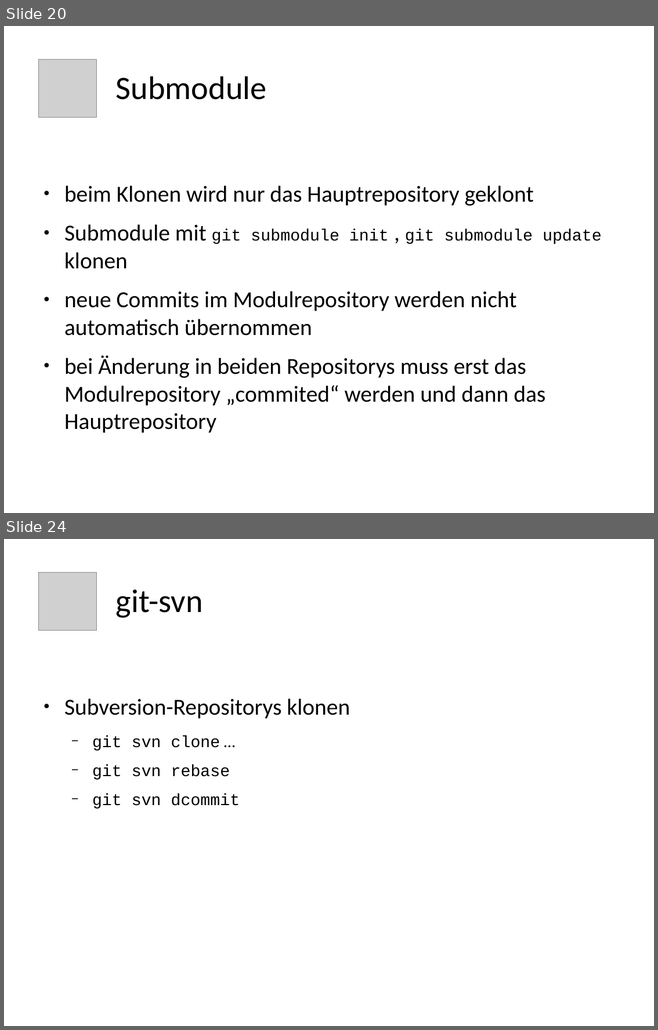
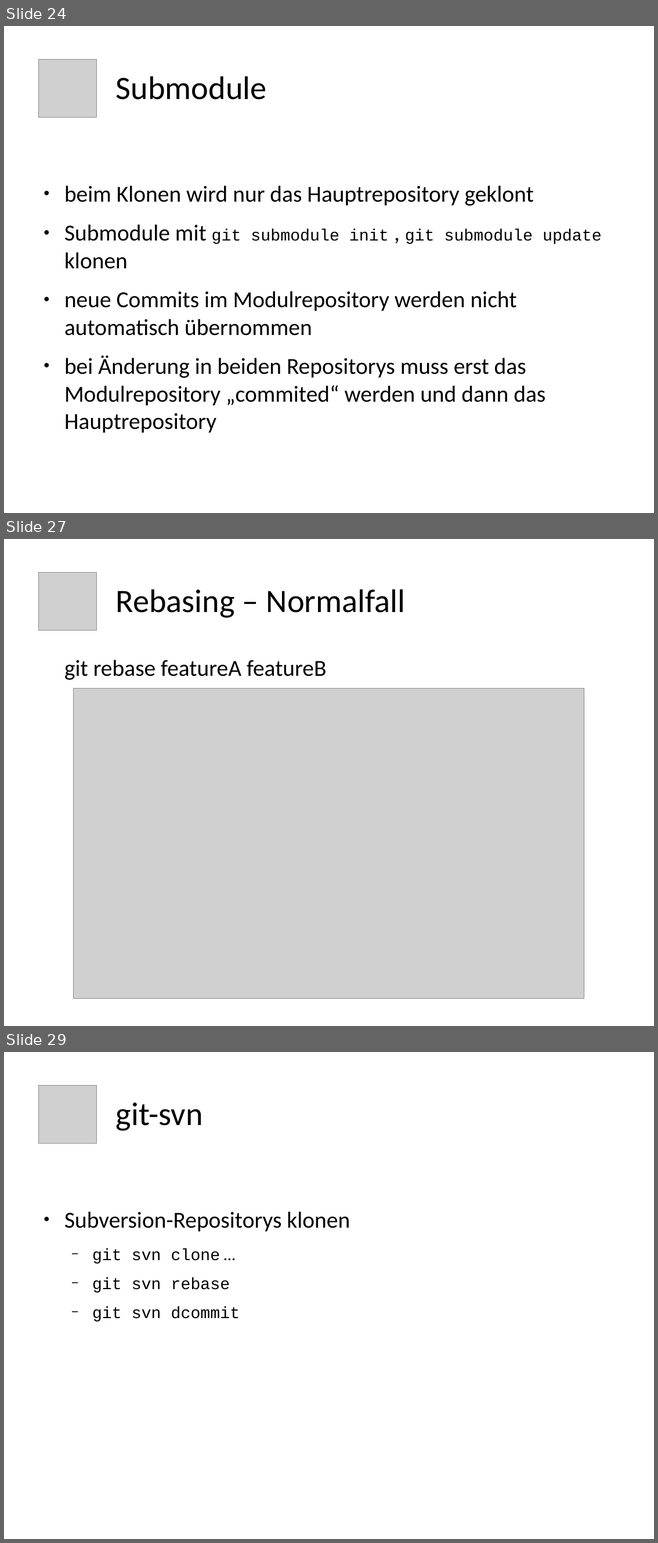
Before and after one commit to ukconet/testrepoB, a slide deck: git.odp. Shown one above the other, each under a label of ours: slides 20 and 24 before the commit, slides 24, 27 and 29 after it; the slides between them are not shown. The pictures are 658x1030 and 658x1543 pixels, drawn with LibreOffice and Linux fonts; fonts in the diff are those of the drawing; grey boxes stand for pictures. Boxes give left, top, right and bottom in pixels: in the first picture for what was removed or moved away, otherwise in the second. Text is boxed around its words. In the diff, an @@ line names an element or a change of style, - is before the commit and + after.

```diff
--- a/git.odp
+++ b/git.odp
@@ slide 27 added at box(4, 539, 654, 1026), background #FFFFFF @@
@@ picture added at box(39, 572, 97, 630) @@
@@ title added at box(116, 589, 405, 618), 40 pt, text #000000 @@
+Rebasing – Normalfall
@@ text added at box(64, 660, 326, 680), 28 pt, text #000000 @@
+git rebase featureA featureB
@@ picture added at box(74, 689, 584, 1000) @@
@@ what was slide 20 is now slide 24 @@
@@ what was slide 24 is now slide 29 @@
```
Also in this commit, not shown: 7 slides changed, 7 other slides added, 3 slides removed, 59 other files.
